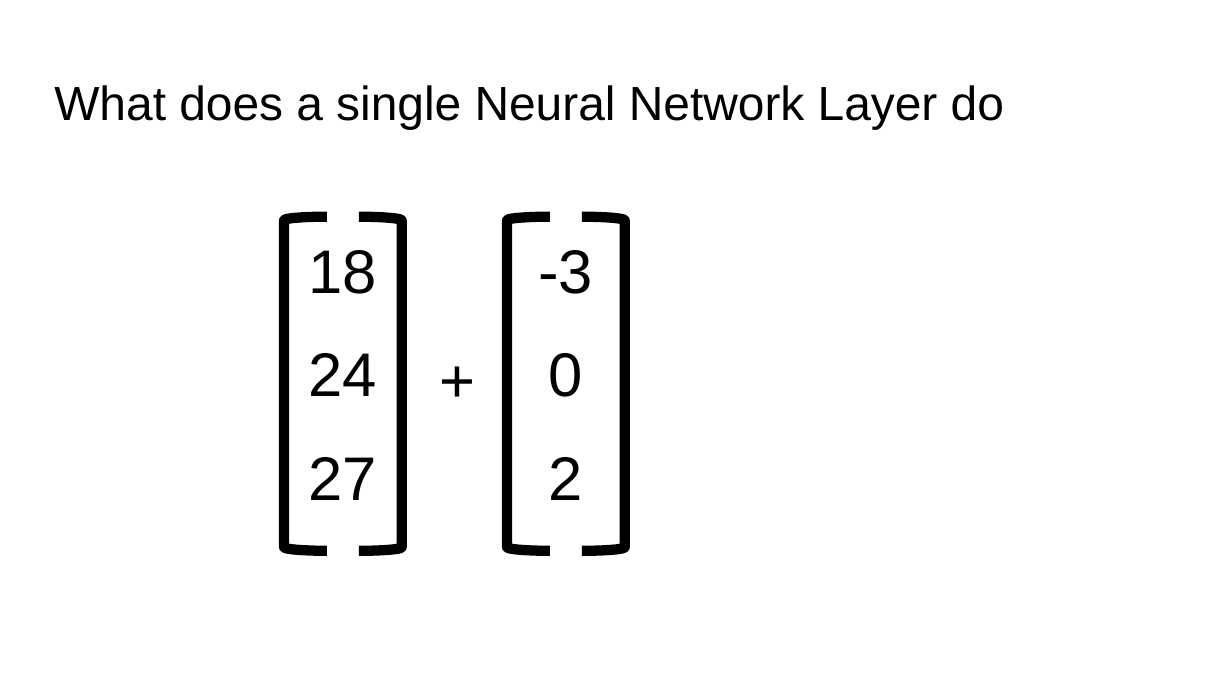
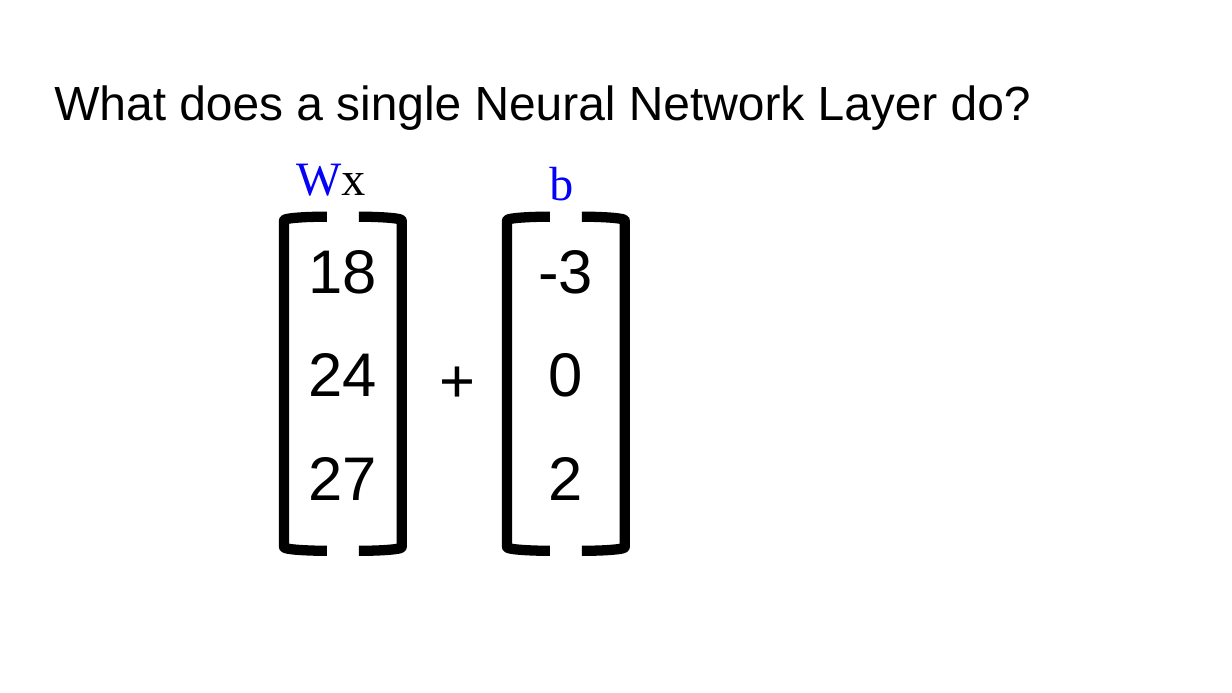
Before and after one commit to lreeder7/CME193_lectures, a slide deck: slide 12 of lectures/CME193 Neural Networks Intro copy.pptx (slide 4 before the commit). Drawn at 1232x693 pixels with LibreOffice and Linux fonts; fonts in the diff are those of the drawing. Boxes give left, top, right and bottom in pixels: in the first picture for what was removed or moved away, otherwise in the second. Text is boxed around its words. In the diff, an @@ line names an element or a change of style, - is before the commit and + after.

```diff
--- a/lectures/CME193 Neural Networks Intro copy.pptx
+++ b/lectures/CME193 Neural Networks Intro copy.pptx
@@ title at (x1=54, y1=85, x2=1031, y2=129): text changed @@
-What does a single Neural Network Layer do
+What does a single Neural Network Layer do?
@@ text added at (x1=296, y1=163, x2=365, y2=196), 28 pt, text #0500F7 @@
+Wx
@@ text added at (x1=549, y1=166, x2=573, y2=201), 28 pt, text #0500F7 @@
+b
```
Also in this commit, not shown: 13 other slides changed, 9 slides added.
